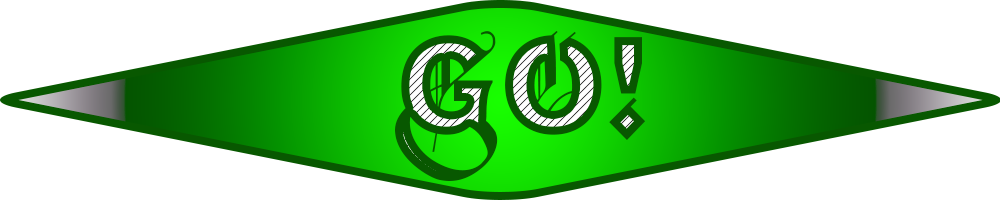
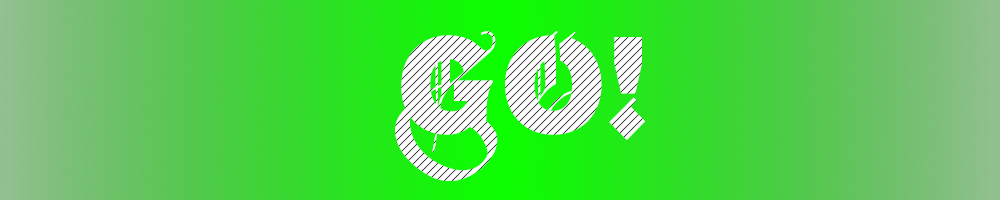
Comparing the layer stacks of the two w=1000, h=200 images. Changes:
removed layer "Forma 1" over [0, 0, 1000, 200]
added layer "Capa 1" over [0, 0, 1000, 200]
